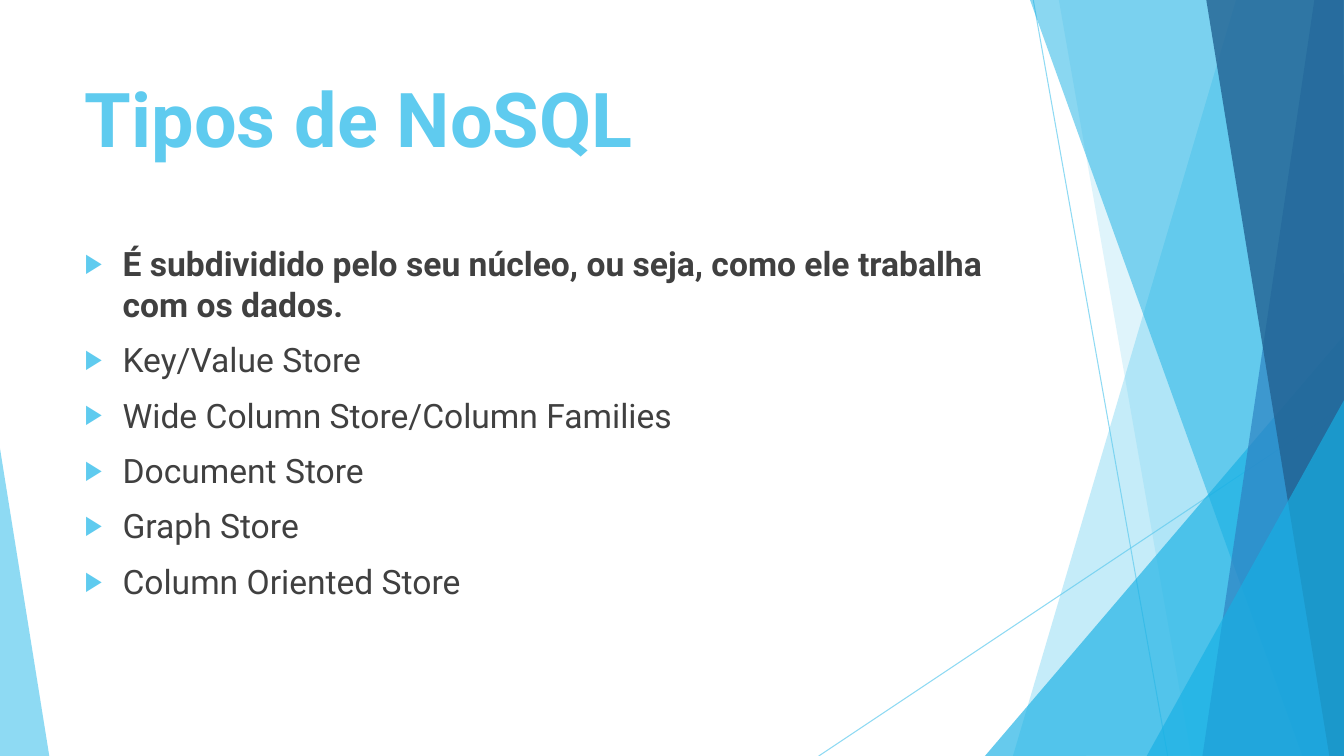
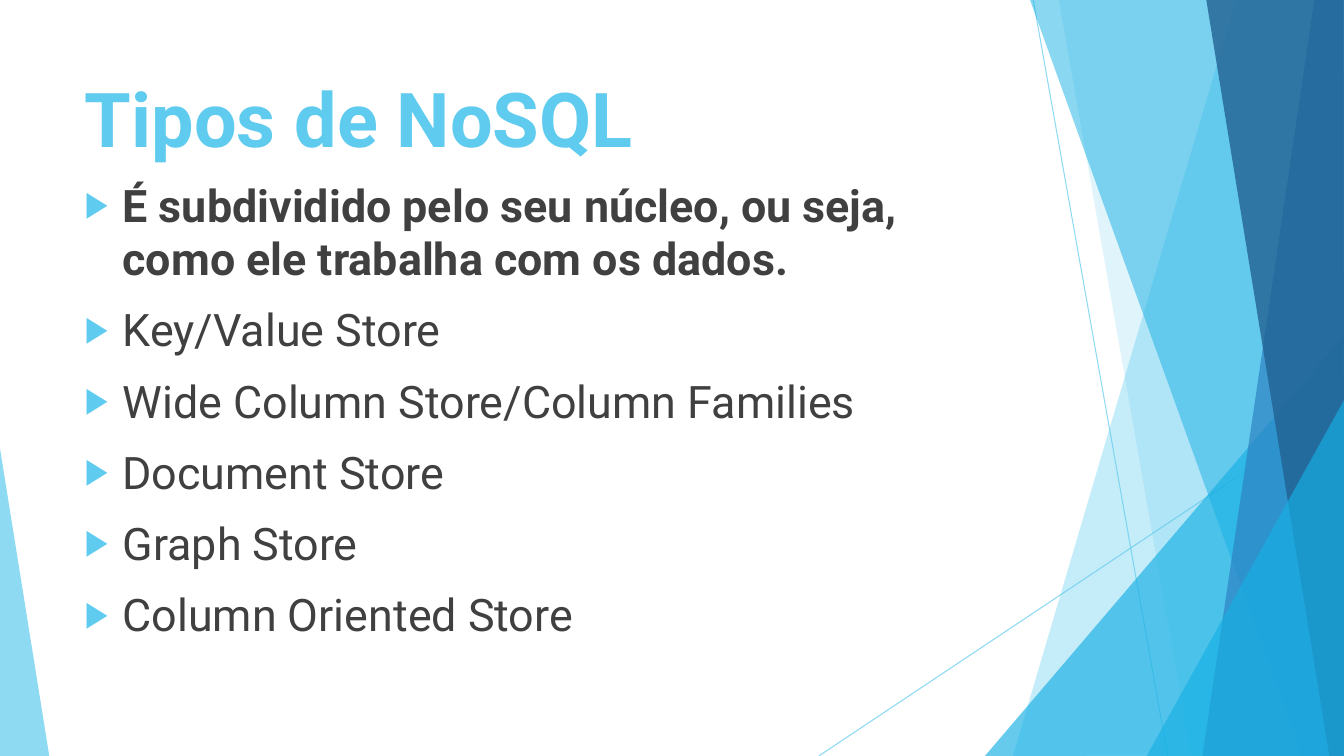
Before and after one commit to luiscferraz/bd-penitenciaria, a slide deck: slide 7 of Seminario/NoSQL v2.pptx. Drawn at 1344x756 pixels with LibreOffice and Linux fonts; fonts in the diff are those of the drawing. Boxes give left, top, right and bottom in pixels: in the first picture for what was removed or moved away, otherwise in the second. Text is boxed around its words. In the diff, an @@ line names an element or a change of style, - is before the commit and + after.

```diff
--- a/Seminario/NoSQL v2.pptx
+++ b/Seminario/NoSQL v2.pptx
@@ text "É subdividido pelo seu núcleo, ...": place and size @@
-text "É subdividido pelo seu núcleo, ..." at <box>123,246,982,595</box>
+text "É subdividido pelo seu núcleo, ..." at <box>123,181,897,632</box>
@@ text "É subdividido pelo seu núcleo, ..." at <box>123,181,897,632</box>: size 24 to 32 pt; more space between paragraphs @@
```
Also in this commit, not shown: 18 other slides changed, 2 slides added, 3 other files.
